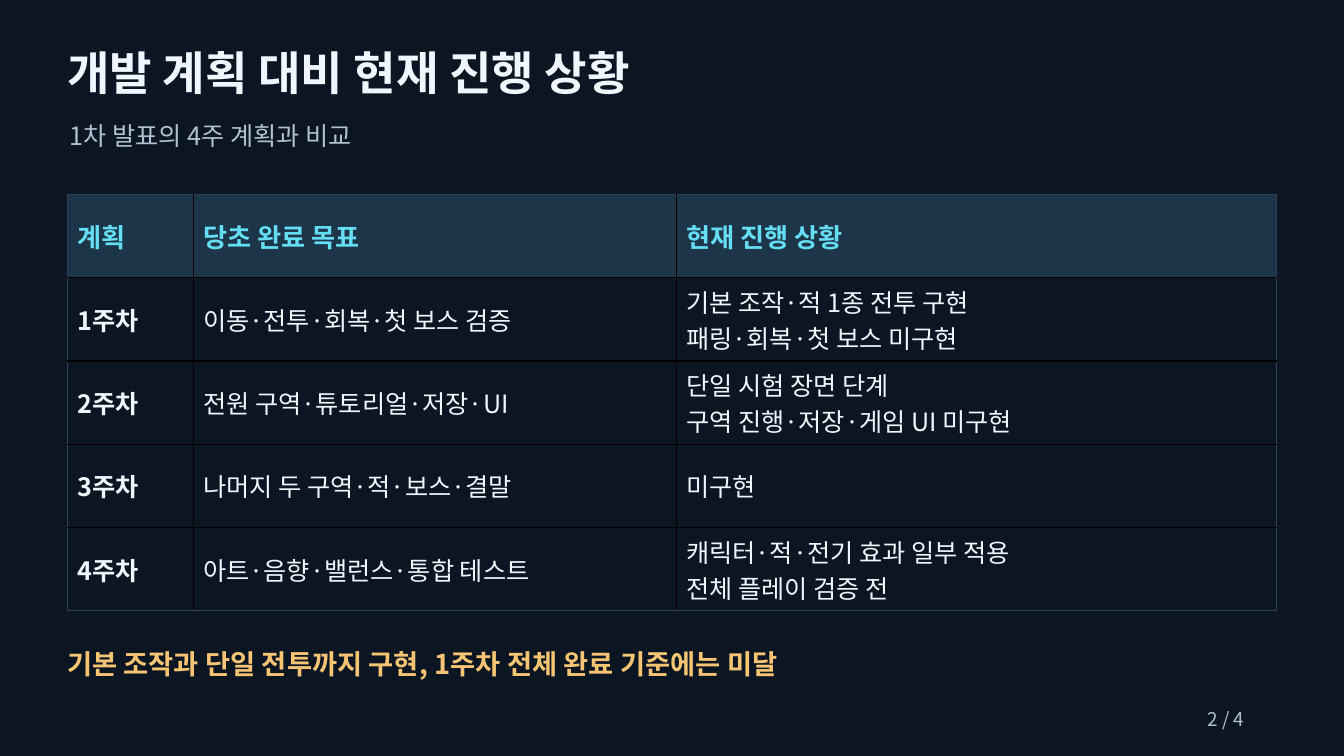
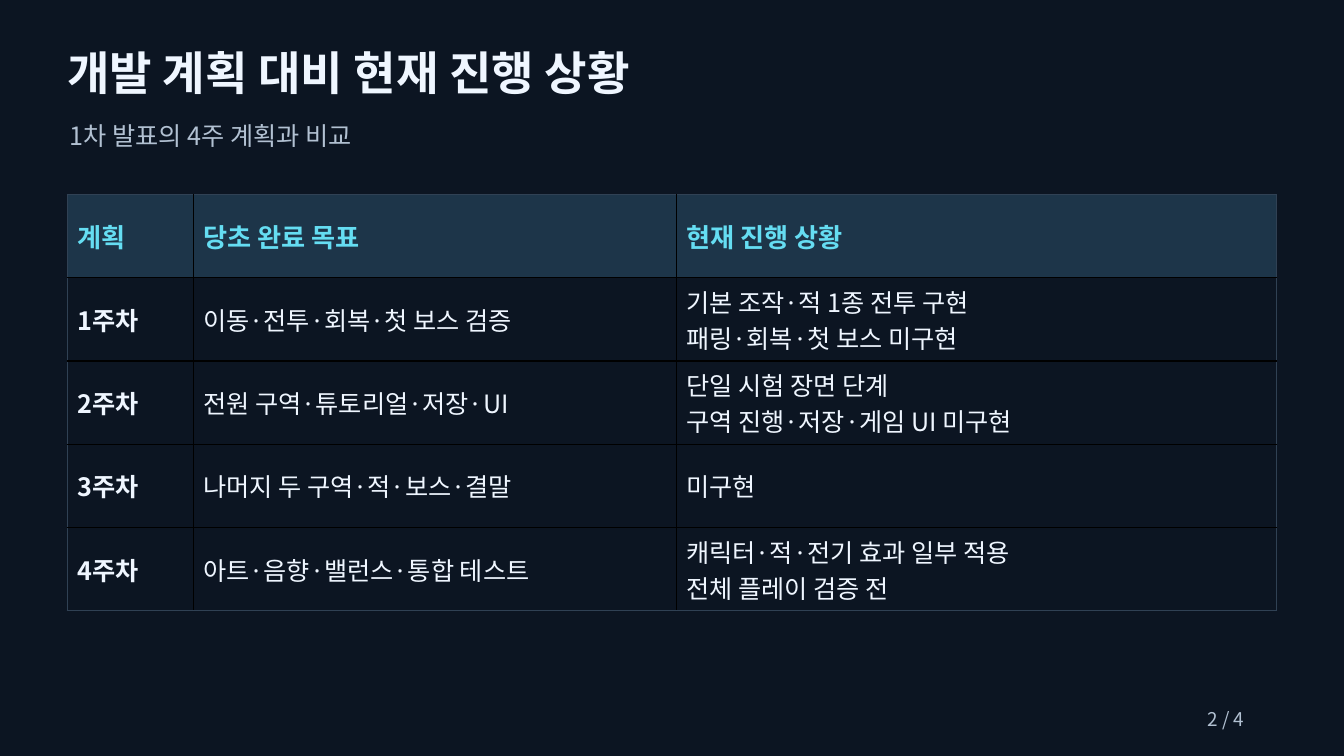
Before and after one commit to snooy-dev/circuit-warden, a slide deck: slide 2 of Circuit_Warden_Phase2_Presentation.pptx. Drawn at 1344x756 pixels with LibreOffice and Linux fonts; fonts in the diff are those of the drawing. Boxes give left, top, right and bottom in pixels: in the first picture for what was removed or moved away, otherwise in the second. Text is boxed around its words. In the diff, an @@ line names an element or a change of style, - is before the commit and + after.

```diff
--- a/Circuit_Warden_Phase2_Presentation.pptx
+++ b/Circuit_Warden_Phase2_Presentation.pptx
@@ text removed at (67,651,777,680) @@
-기본 조작과 단일 전투까지 구현, 1주차 전체 완료 기준에는 미달
```
Also in this commit, not shown: 3 other slides changed, 1 other file.
